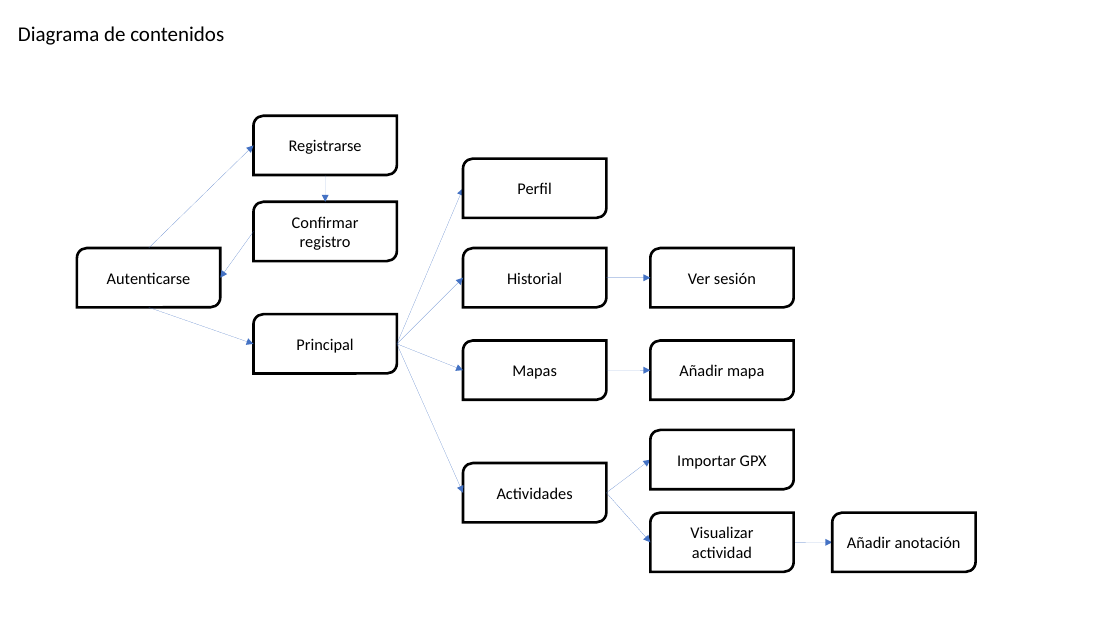
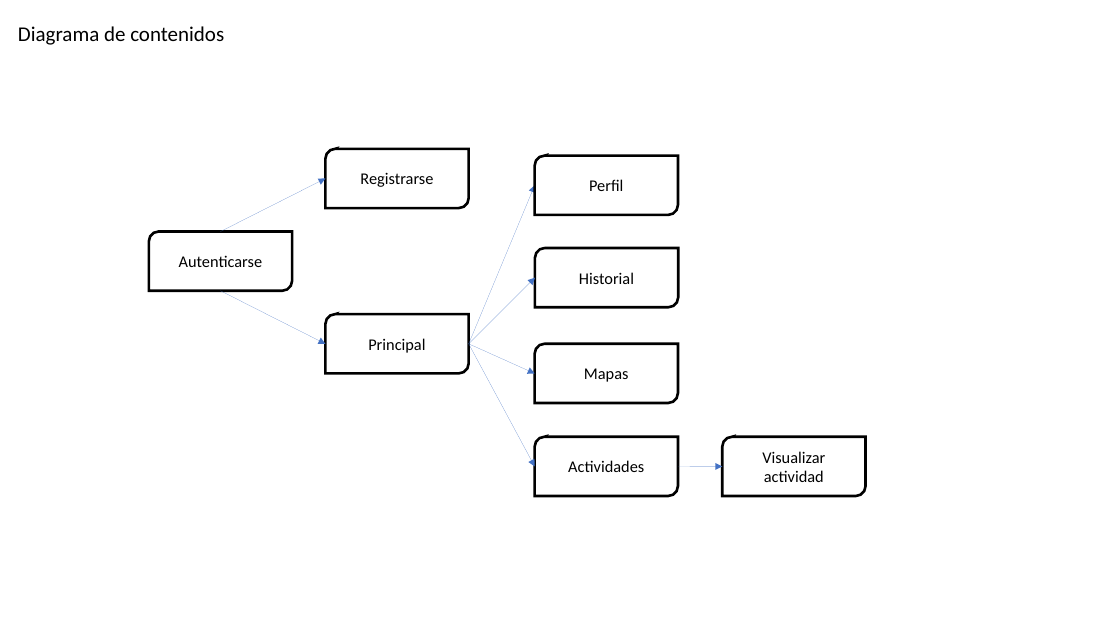
Before and after one commit to Mariaax6/running-la-safor-ipc, a slide deck: slide 1 of docs/Diagrama_de_contenidos.pptx. Drawn at 1120x630 pixels with LibreOffice and Linux fonts; fonts in the diff are those of the drawing. Boxes give left, top, right and bottom in pixels: in the first picture for what was removed or moved away, otherwise in the second. Text is boxed around its words. In the diff, an @@ line names an element or a change of style, - is before the commit and + after.

Commit message:
Nueva versión archivo

```diff
--- a/docs/Diagrama_de_contenidos.pptx
+++ b/docs/Diagrama_de_contenidos.pptx
@@ round diag rect "Registrarse": place and size @@
-round diag rect "Registrarse" at bbox=[254, 116, 397, 176]
+round diag rect "Registrarse" at bbox=[325, 149, 469, 208]
@@ arrow moved from (149, 248) - (254, 145) to (220, 232) - (325, 178) @@
@@ arrow removed from (325, 175) to (325, 202) @@
@@ round diag rect "Perfil": place and size @@
-round diag rect "Perfil" at bbox=[463, 159, 607, 218]
+round diag rect "Perfil" at bbox=[534, 155, 678, 215]
@@ round diag rect removed at bbox=[254, 202, 397, 261] @@
-Confirmar registro
@@ round diag rect "Autenticarse": place and size @@
-round diag rect "Autenticarse" at bbox=[77, 248, 221, 308]
+round diag rect "Autenticarse" at bbox=[149, 232, 292, 292]
@@ arrow removed from (254, 232) to (220, 278) @@
@@ round diag rect removed at bbox=[650, 248, 794, 308] @@
-Ver sesión
@@ arrow moved from (149, 308) - (254, 344) to (220, 291) - (325, 344) @@
@@ arrow removed from (607, 278) to (650, 278) @@
@@ 3 arrows, 2 round diag rects: place and size @@
-3 arrows, 2 round diag rects at bbox=[254, 188, 607, 374]
+3 arrows, 2 round diag rects at bbox=[325, 186, 679, 374]
@@ arrow moved from (397, 344) - (463, 493) to (469, 344) - (535, 466) @@
@@ round diag rect "Mapas": place and size @@
-round diag rect "Mapas" at bbox=[463, 340, 607, 400]
+round diag rect "Mapas" at bbox=[534, 344, 678, 403]
@@ round diag rect removed at bbox=[650, 340, 794, 400] @@
-Añadir mapa
@@ arrow removed from (607, 371) to (650, 371) @@
@@ round diag rect "Actividades": place and size @@
-round diag rect "Actividades" at bbox=[463, 463, 607, 523]
+round diag rect "Actividades" at bbox=[534, 437, 678, 497]
@@ round diag rect removed at bbox=[650, 430, 794, 490] @@
-Importar GPX
@@ round diag rect "Visualizar actividad": place and size @@
-round diag rect "Visualizar actividad" at bbox=[650, 513, 794, 572]
+round diag rect "Visualizar actividad" at bbox=[723, 437, 866, 497]
@@ arrow moved from (607, 493) - (650, 460) to (678, 466) - (723, 466) @@
@@ arrow removed from (607, 493) to (650, 543) @@
@@ round diag rect removed at bbox=[833, 513, 976, 572] @@
-Añadir anotación
@@ arrow removed from (794, 543) to (833, 543) @@
```
